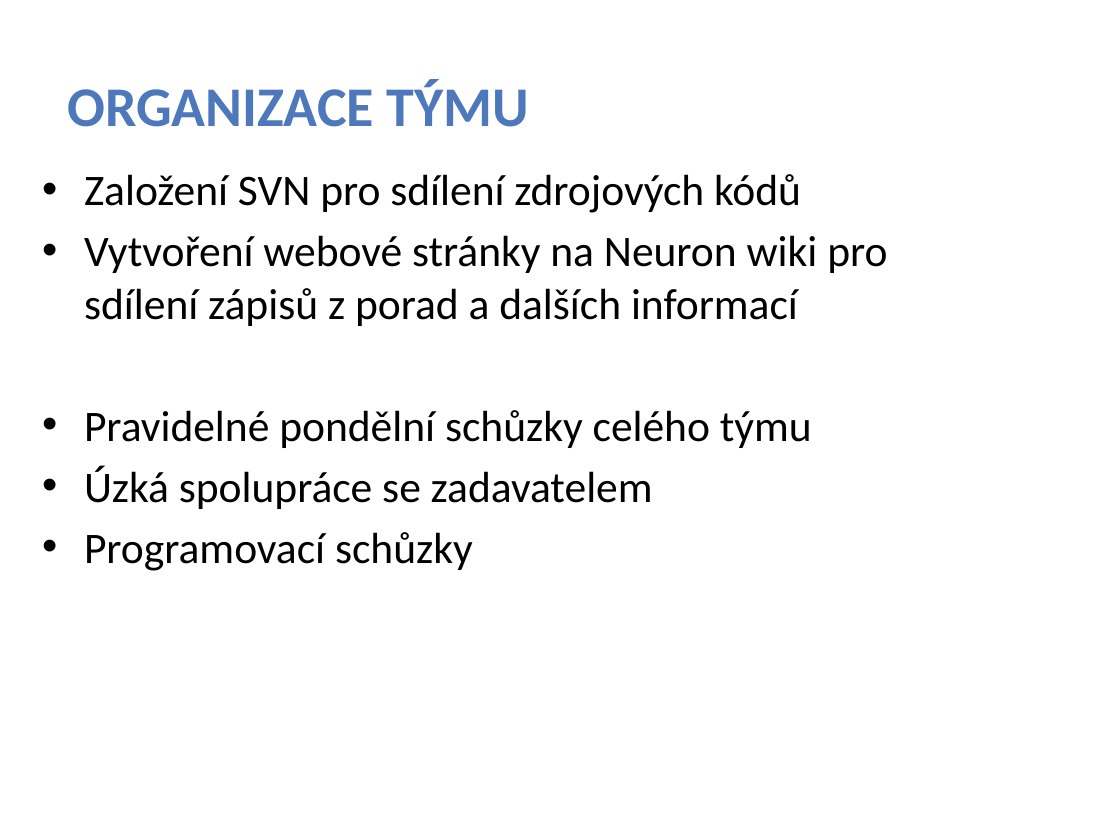
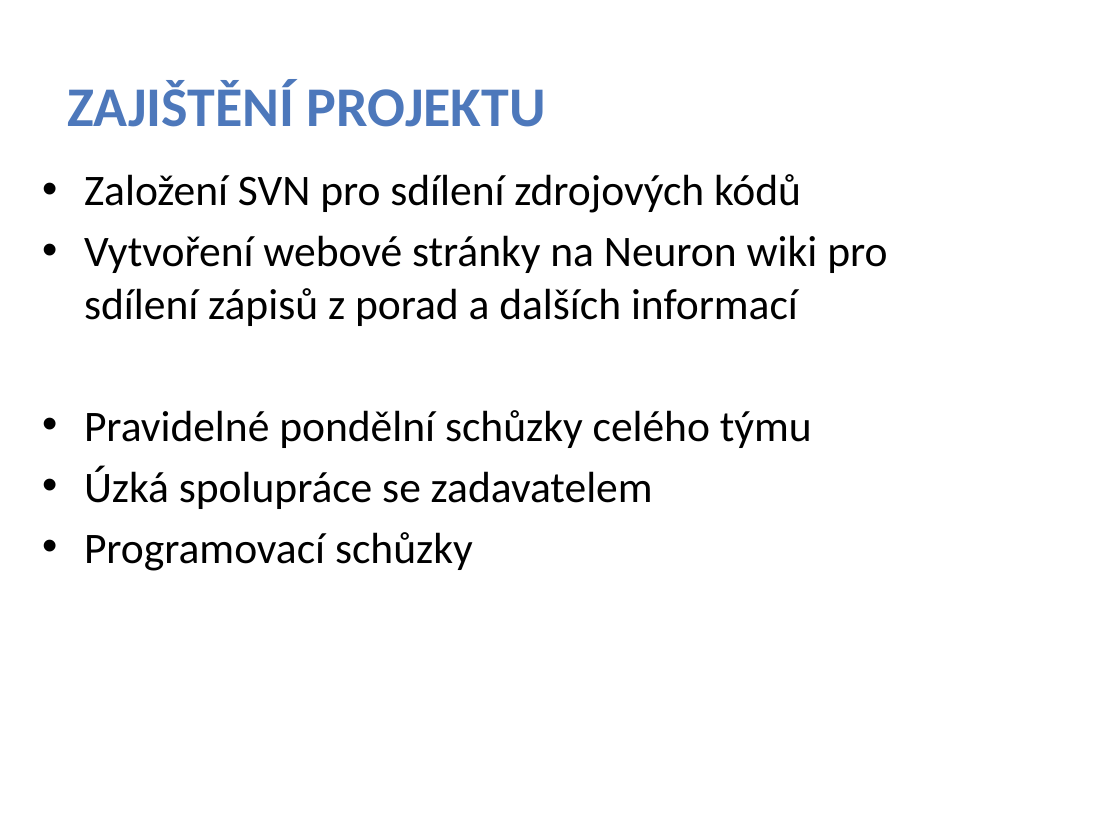
Before and after one commit to azermert/pto38team, a slide deck: slide 4 of prezentace/prezentace.pptx. Drawn at 1120x840 pixels with LibreOffice and Linux fonts; fonts in the diff are those of the drawing; background and template pictures are left out. Boxes give left, top, right and bottom in pixels: in the first picture for what was removed or moved away, otherwise in the second. Text is boxed around its words. In the diff, an @@ line names an element or a change of style, - is before the commit and + after.

```diff
--- a/prezentace/prezentace.pptx
+++ b/prezentace/prezentace.pptx
@@ title at bbox=[67, 79, 546, 127]: text changed @@
-ORGANIZACE TÝMU
+ZAJIŠTĚNÍ PROJEKTU
```
Also in this commit, not shown: 1 other slide changed, 1 other file.
